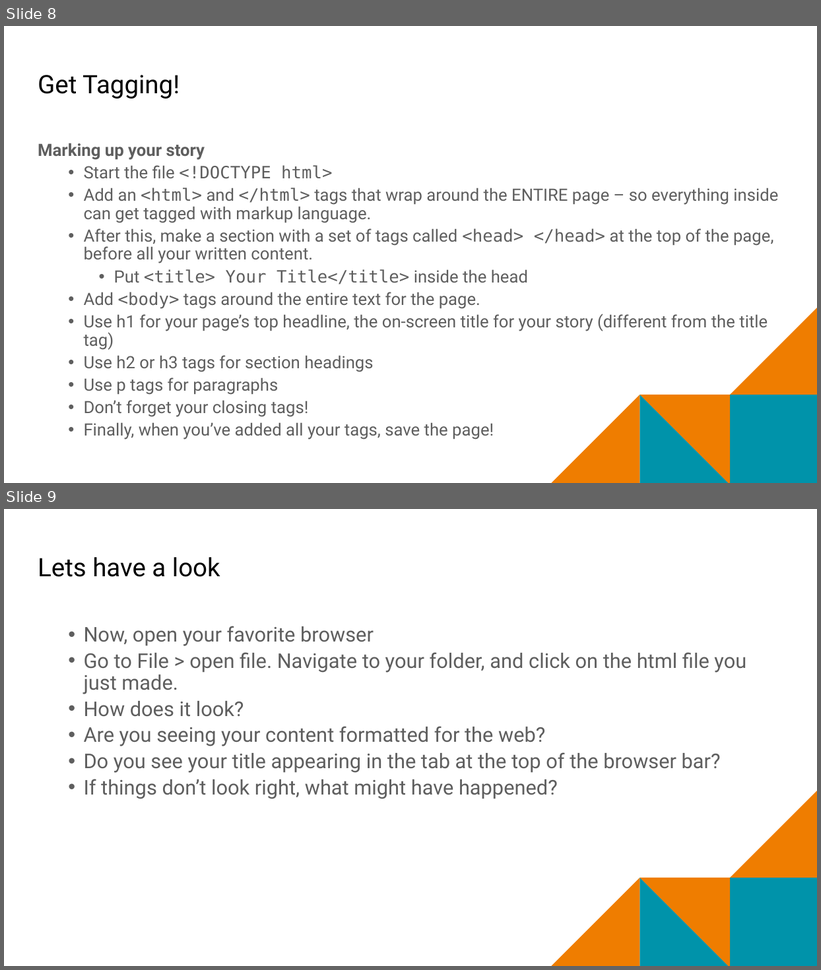
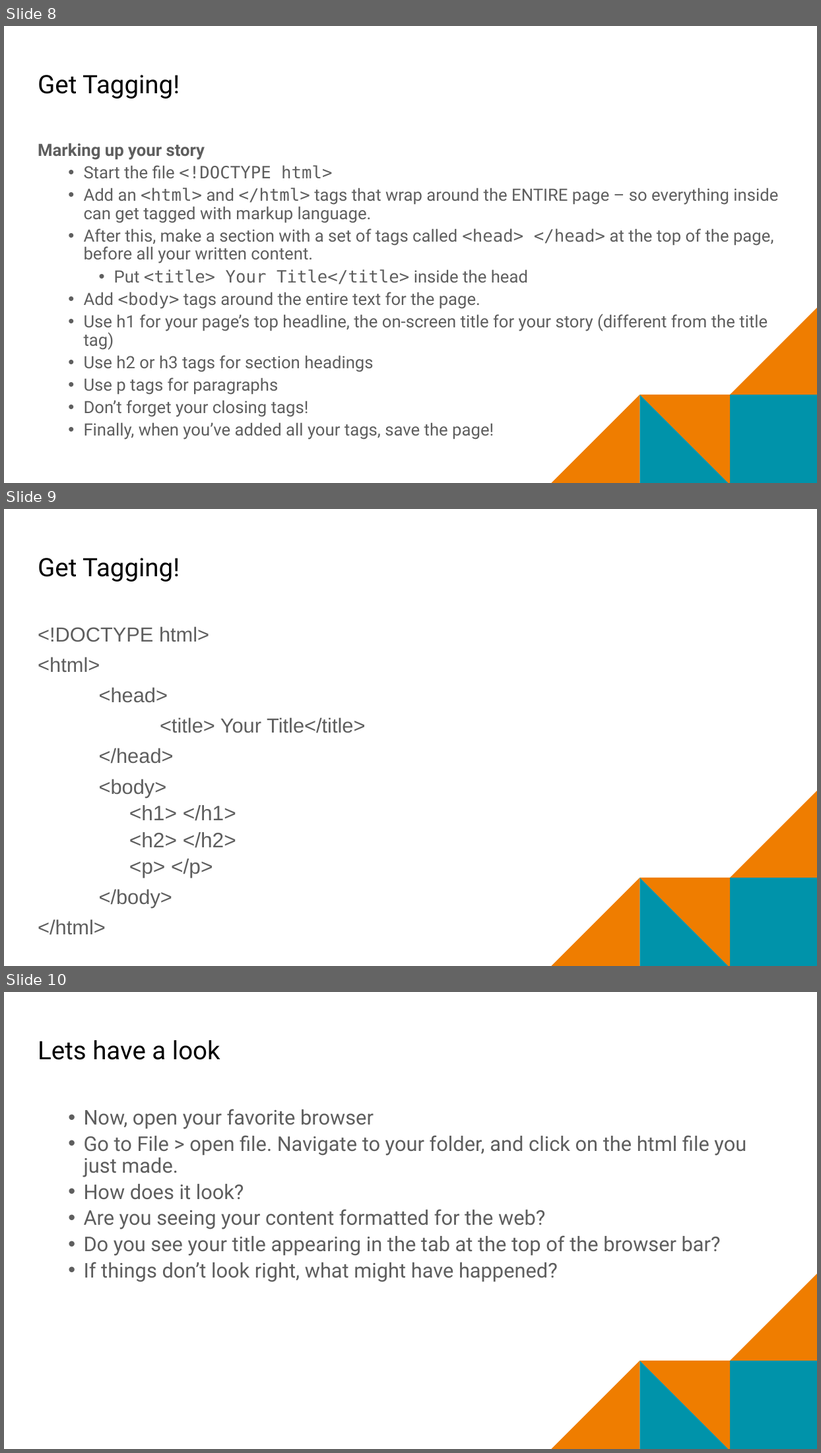
Before and after one commit to mr-eggleton/web-lit-core, a slide deck: final ppt/08-building-basic-pages.pptx. Shown one above the other, each under a label of ours: slides 8 and 9 before the commit, slides 8, 9 and 10 after it. The pictures are 821x970 and 821x1453 pixels, drawn with LibreOffice and Linux fonts; fonts in the diff are those of the drawing; background and template pictures are left out. Boxes give left, top, right and bottom in pixels: in the first picture for what was removed or moved away, otherwise in the second. Text is boxed around its words. In the diff, an @@ line names an element or a change of style, - is before the commit and + after.

```diff
--- a/final ppt/08-building-basic-pages.pptx
+++ b/final ppt/08-building-basic-pages.pptx
@@ slide 9 added at (4,509,817,966), background #FFFFFF; not listed: 5 template elements that a slide beside it also shows @@
@@ title added at (38,558,180,582), 30 pt, text #000000 @@
+Get Tagging!
@@ text added at (38,626,365,908), 24 pt, text #5E5E5E @@
+<!DOCTYPE html>
+<html>
+<head>
+<title> Your Title</title>
+</head>
+<body>
+      <h1> </h1>
+      <h2> </h2>
+      <p> </p>
+</body>
+</html>
@@ what was slide 9 is now slide 10 @@
```
Also in this commit, not shown: 3 other files.
